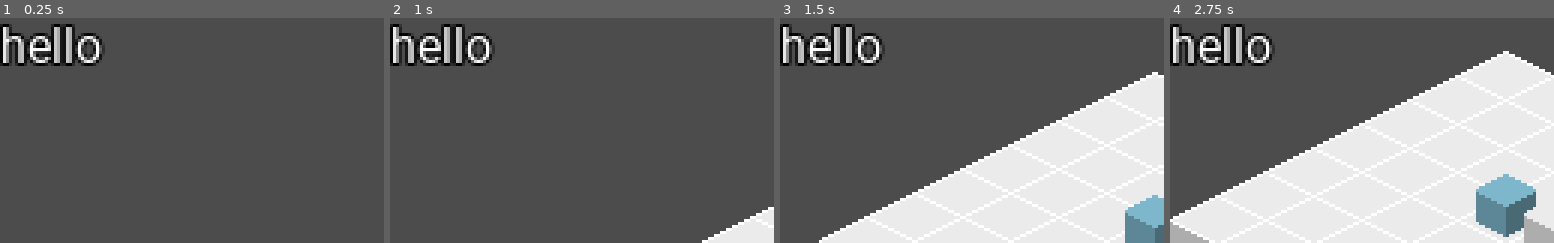
Above: before the commit, frames 1-4 (left to right).
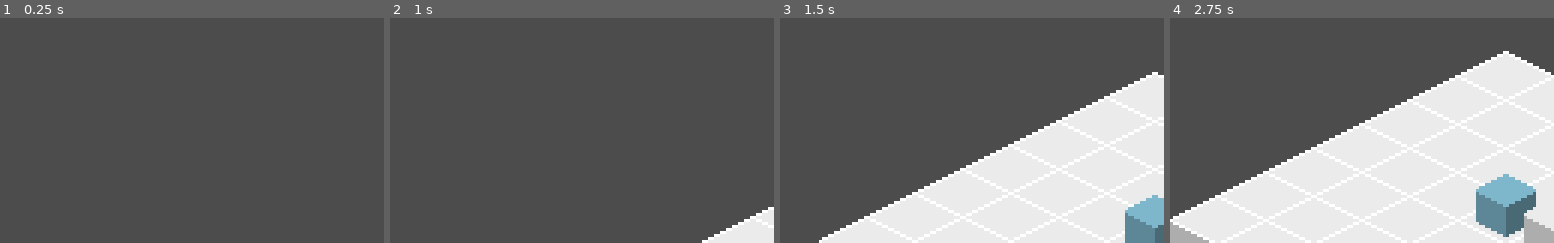
Above: after the commit, the same moments.

Repository: jaytav/godot-test-3
Game: Godot game, scene res://main.tscn
The game is run twice, just before and just after one commit, with the same random seed, the same clock (stepped at 60 frames per second) and the same inputs.
Inputs (mouse positions are % of the whole screen's width and height, from its top left):
- Up to frame 1 (0.25 s): no input
- Up to frame 2 (1 s): move the mouse to (72, 45) at 0.52 s; press the mouse at (72, 45) at 0.53 s; tap Space (ui_select) at 0.77 s
- Up to frame 3 (1.5 s): move the mouse to (30, 55) at 1.27 s; release the mouse at (30, 55) at 1.28 s; click (30, 55) at 1.35 s
- Up to frame 4 (2.75 s): tap Space (ui_select) at 1.52 s; tap Enter at 2 s; move the mouse to (60, 28) at 2.02 s; press the mouse at (60, 28) at 2.03 s
The pictures show only the part of the screen within x 0-50%, y 0-50%; the shares and areas given below are measured in that part.

The runs differ from the first frame. In frame 1, 3.6% of the frame differs, in the area x 0-28%, y 2-22%; in frame 2, 3.6%; in frame 3, 3.6%; in frame 4, 3.6%.

Commit message:
add game controller, cloes game on all enemy defeated

Diff:
--- a/main.gd
+++ b/main.gd
@@ -16,6 +16,7 @@
         GroupController.add("Characters", get_node("World/Characters"))
         GroupController.add("TileMaps", get_node("World/TileMaps"))
         CameraController.init(get_node("World/Camera2D"))
+        GameController.init()
         ActionController.init()
         AttackController.init()
         TurnController.init()
--- a/project.godot
+++ b/project.godot
@@ -79,6 +79,7 @@
 TurnController="*res://src/autoload/turn_controller.gd"
 AttackController="*res://src/autoload/attack_controller.gd"
 CameraController="*res://src/autoload/camera_controller.gd"
+GameController="*res://src/autoload/game_controller.gd"
 
 [display]
 
--- /dev/null
+++ b/src/autoload/game_controller.gd
@@ -0,0 +1,18 @@
+extends Node
+
+var _non_player_controlled_characters: Array = []
+
+
+func init() -> void:
+    GroupController.get("Characters").connect("child_removed", self, "_on_group_characters_child_removed")
+
+    for character in GroupController.get("Characters").all():
+        if !character.is_in_group("PlayerControlled"):
+            _non_player_controlled_characters.append(character)
+
+
+func _on_group_characters_child_removed(child: Node) -> void:
+    _non_player_controlled_characters.erase(child)
+
+    if _non_player_controlled_characters.empty():
+        get_tree().quit()
--- a/src/autoload/turn_controller.gd
+++ b/src/autoload/turn_controller.gd
@@ -2,7 +2,7 @@
 
 var _active_character: Character
 
-onready var _character_turn_queue: Array = []
+var _character_turn_queue: Array = []
 
 
 func init() -> void:
--- a/src/scenes/world_gui.tscn
+++ b/src/scenes/world_gui.tscn
@@ -1,19 +1,3 @@
-[gd_scene load_steps=3 format=2]
-
-[ext_resource path="res://assets/fonts/Roboto-Regular.ttf" type="DynamicFontData" id=1]
-
-[sub_resource type="DynamicFont" id=1]
-outline_size = 1
-font_data = ExtResource( 1 )
+[gd_scene format=2]
 
 [node name="WorldGUI" type="CanvasLayer"]
-
-[node name="Label" type="Label" parent="."]
-margin_right = 40.0
-margin_bottom = 14.0
-custom_colors/font_outline_modulate = Color( 0, 0, 0, 1 )
-custom_fonts/font = SubResource( 1 )
-text = "hello"
-__meta__ = {
-"_edit_use_anchors_": false
-}
Not shown: 2 places in src/scenes/world.tscn that only renumber resources
